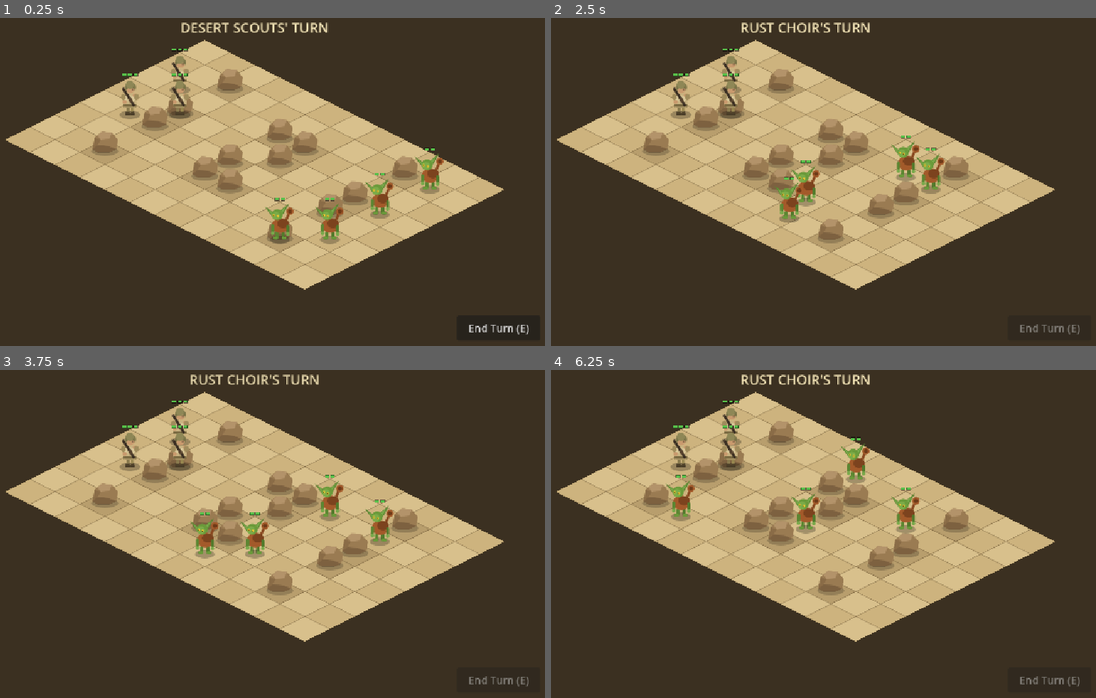
Above: before the commit, frames 1-4 (two rows, left to right).
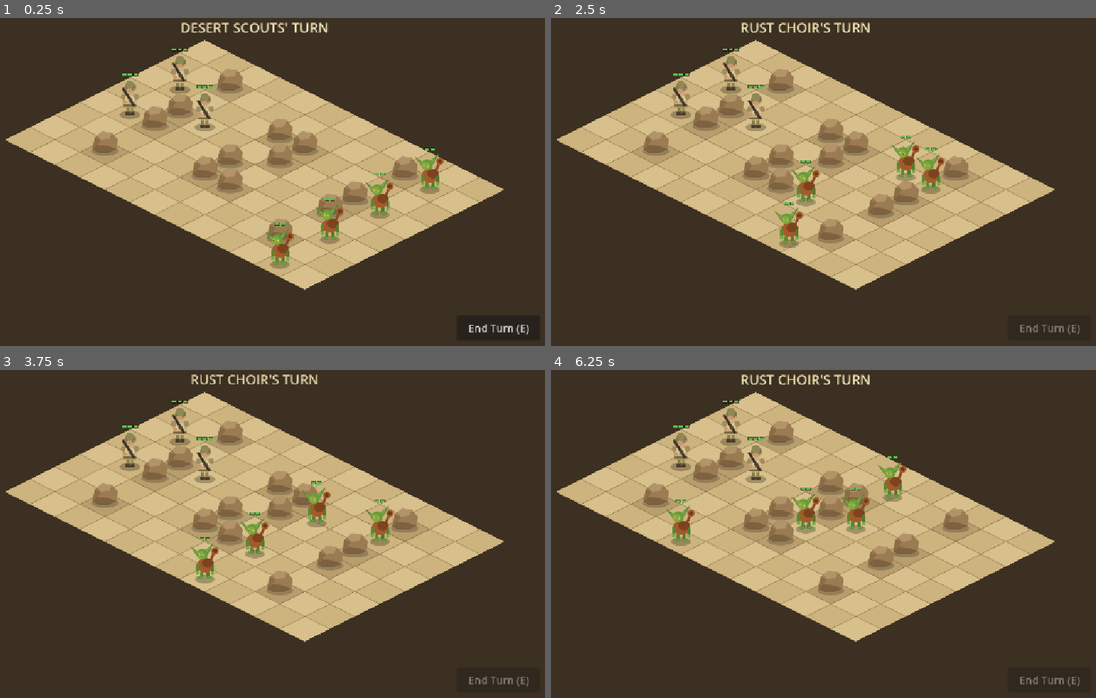
Above: after the commit, the same moments.

Repository: bfunkmcgee/ThinShot
Game: Godot game, scene res://scenes/Battle.tscn
Two runs of this game, one before a commit and one after it. Both use one fixed random seed, a clock stepped at 60 frames per second and the inputs below.
Inputs (mouse positions are in pixels of both pictures, inside the frame that each line leads up to):
- Up to frame 1 (0.25 s): no input
- Up to frame 2 (2.5 s): click "End Turn (E)" at 0.5 s; move the mouse to (937, 165) at 1.27 s; hold E (end_turn) 1.28-2.03 s; click (937, 165) at 1.42 s; move the mouse to (687, 201) at 2.02 s; tap E (end_turn) at 2.1 s; click (687, 201) at 2.17 s
- Up to frame 3 (3.75 s): move the mouse to (316, 461) at 2.77 s; hold E (end_turn) 2.78-3.5 s; click (316, 461) at 2.92 s; click "End Turn (E)" at 3.5 s
- Up to frame 4 (6.25 s): move the mouse to (774, 602) at 4.27 s; tap E (end_turn) at 4.35 s; click (774, 602) at 4.42 s; move the mouse to (987, 586) at 5.02 s; hold E (end_turn) 5.03-5.75 s; click (987, 586) at 5.17 s; click "End Turn (E)" at 5.75 s

The runs differ from the first frame. In frame 1, 1.1% of the frame differs, in the area x 31-54%, y 16-77%; in frame 2, 1.1%; in frame 3, 2.0%; in frame 4, 2.5%, in the area x 21-68%, y 16-54%.

Commit message:
Iteration 2: spawn fixes, hover feedback, hit effects, smarter goblins
Fixes: two units spawned inside rock tiles (scout (2,3) -> (3,3), goblin
(9,6) -> (10,7)) with a startup spawn validator to prevent regression;
damage stat now set explicitly; died signal drives game-over checks;
sprite foot offset has a single source of truth (Unit.FOOT_OFFSET).

Game feel: hover tile outline, BFS path preview with dots when hovering
reachable tiles, dashed aim line + brightened diamond on targets,
floating damage numbers that outlive dying units, code-drawn muzzle
flash and impact ring (new HitFx.gd), deterministic screen shake with
an enlarged backdrop, and a scale pop on the turn banner.

AI: goblin destination scoring now weighs exposure to scout fire -
lightly when healthy, heavily at 1 HP so wounded goblins without a shot
retreat to cover; goblins may also hold position when covered.

README rewritten to describe the actual game instead of the deleted
hello-world scaffold.

Co-Authored-By: Claude Fable 5 <noreply@anthropic.com>

Diff:
--- a/scenes/Battle.tscn
+++ b/scenes/Battle.tscn
@@ -7,8 +7,10 @@
 script = ExtResource("1_battle")
 
 [node name="Backdrop" type="ColorRect" parent="."]
-offset_right = 1152.0
-offset_bottom = 648.0
+offset_left = -32.0
+offset_top = -32.0
+offset_right = 1184.0
+offset_bottom = 680.0
 mouse_filter = 2
 color = Color(0.23, 0.19, 0.13, 1)
 
--- a/scenes/Unit.tscn
+++ b/scenes/Unit.tscn
@@ -6,4 +6,3 @@
 script = ExtResource("1_unit")
 
 [node name="Sprite" type="Sprite2D" parent="."]
-offset = Vector2(0, -32)
--- a/scripts/Battle.gd
+++ b/scripts/Battle.gd
@@ -9,15 +9,11 @@
 const GOBLIN_TEXTURE := preload("res://assets/sprites/goblin.svg")
 const ROCK_TEXTURE := preload("res://assets/sprites/rock.svg")
 
-# Sprites are 64x80 with the ground-contact line at texture y=72;
-# this offset puts their feet on the node position (the diamond center).
-const SPRITE_FOOT_OFFSET := Vector2(0, -32)
-
 const SCOUT_SPAWNS: Array[Vector2i] = [
-	Vector2i(1, 2), Vector2i(1, 4), Vector2i(2, 3),
+	Vector2i(1, 2), Vector2i(1, 4), Vector2i(3, 3),
 ]
 const GOBLIN_SPAWNS: Array[Vector2i] = [
-	Vector2i(10, 1), Vector2i(10, 3), Vector2i(10, 5), Vector2i(9, 6),
+	Vector2i(10, 1), Vector2i(10, 3), Vector2i(10, 5), Vector2i(10, 7),
 ]
 
 const MOVE_STEP_TIME := 0.12
@@ -26,6 +22,7 @@
 
 var state := State.PLAYER_TURN
 var selected: Unit = null
+var hover_cell := Board.NO_CELL
 
 @onready var board: Board = $Board
 @onready var entities_node: Node2D = $Entities
@@ -37,13 +34,14 @@
 
 
 func _ready() -> void:
+	_validate_spawns()
 	for y in Board.SIZE.y:
 		for x in Board.SIZE.x:
 			var cell := Vector2i(x, y)
 			if board.is_wall(cell):
 				var rock := Sprite2D.new()
 				rock.texture = ROCK_TEXTURE
-				rock.offset = SPRITE_FOOT_OFFSET
+				rock.offset = Unit.FOOT_OFFSET
 				rock.position = board.cell_to_global(cell)
 				entities_node.add_child(rock)
 	for spawn in SCOUT_SPAWNS:
@@ -55,11 +53,19 @@
 	show_banner("DESERT SCOUTS' TURN")
 
 
+func _validate_spawns() -> void:
+	for spawn: Vector2i in SCOUT_SPAWNS + GOBLIN_SPAWNS:
+		if not board.in_bounds(spawn) or board.is_wall(spawn):
+			push_error("Bad spawn cell (wall or out of bounds): %s" % spawn)
+			assert(false, "Bad spawn cell: %s" % spawn)
+
+
 func _spawn_unit(team: int, spawn_cell: Vector2i, texture: Texture2D) -> void:
 	var unit: Unit = UNIT_SCENE.instantiate()
 	entities_node.add_child(unit)
 	unit.setup(team, spawn_cell, texture)
 	unit.position = board.cell_to_global(spawn_cell)
+	unit.died.connect(_on_unit_died)
 
 
 func living_units(team: int) -> Array[Unit]:
@@ -88,6 +94,9 @@
 
 func _unhandled_input(event: InputEvent) -> void:
 	if state != State.PLAYER_TURN:
+		return
+	if event is InputEventMouseMotion:
+		_update_hover(board.global_to_cell(get_global_mouse_position()))
 		return
 	if event.is_action_pressed("end_turn"):
 		end_player_turn()
@@ -157,6 +166,24 @@
 	if moves.is_empty() and attacks.is_empty():
 		selected.set_done(true)
 		deselect()
+		return
+	_update_hover(board.global_to_cell(get_global_mouse_position()))
+
+
+## Derives hover feedback (tile outline, path preview, aim line) from the
+## current selection and pushes it to the Board for rendering.
+func _update_hover(cell: Vector2i) -> void:
+	if not board.in_bounds(cell):
+		cell = Board.NO_CELL
+	hover_cell = cell
+	var path: Array[Vector2i] = []
+	var aim_from := Board.NO_CELL
+	if selected != null and cell != Board.NO_CELL:
+		if board.move_cells.has(cell):
+			path = board.reconstruct_path(board.move_cells, cell)
+		elif board.attack_cells.has(cell):
+			aim_from = selected.cell
+	board.set_hover(cell, path, aim_from)
 
 
 # --- Actions (shared by player and AI) ---------------------------------------
@@ -185,6 +212,8 @@
 	var prev_state := state
 	state = State.ANIMATING
 	board.clear_highlights()
+	var aim := (target.position - attacker.position).normalized()
+	HitFx.spawn(self, attacker.position + Vector2(0, -36) + aim * 16.0, HitFx.Kind.MUZZLE)
 	var tracer := Line2D.new()
 	tracer.width = 3.0
 	tracer.default_color = Color(1.0, 0.95, 0.6)
@@ -193,11 +222,14 @@
 	add_child(tracer)
 	await get_tree().create_timer(TRACER_TIME).timeout
 	tracer.queue_free()
+	HitFx.spawn(self, target.position + Vector2(0, -36), HitFx.Kind.IMPACT)
+	_screen_shake()
 	target.take_damage(attacker.damage)
 	attacker.set_done(true)
 	if attacker == selected:
 		deselect()
-	if check_game_over():
+	# A death inside take_damage triggers _on_unit_died -> check_game_over.
+	if state == State.GAME_OVER:
 		return
 	state = prev_state
 
@@ -234,8 +266,10 @@
 		else:
 			var target := _nearest(goblin.cell, scouts)
 			var reach := board.flood_fill(goblin.cell, goblin.move_range, _cell_blocked)
-			var dest := _best_ai_dest(reach.keys(), goblin.attack_range, scouts, target.cell)
-			if board.in_bounds(dest):
+			var candidates: Array = reach.keys()
+			candidates.append(goblin.cell)  # staying put is a valid choice
+			var dest := _best_ai_dest(goblin, candidates, scouts, target.cell)
+			if board.in_bounds(dest) and dest != goblin.cell:
 				await do_move(goblin, dest)
 			shootable = _shootable_from(goblin.cell, goblin.attack_range, living_units(Unit.TEAM_SCOUT))
 			if goblin.is_alive() and not shootable.is_empty():
@@ -262,14 +296,28 @@
 	return best
 
 
-## Best move destination for an AI unit: any cell it could shoot a scout from
-## beats every cell it couldn't, then nearer the chase target breaks ties.
-func _best_ai_dest(cells: Array, attack_range: int, scouts: Array[Unit], chase_cell: Vector2i) -> Vector2i:
+## Number of living scouts with range and line of sight on this cell.
+func _threat_at(cell: Vector2i, scouts: Array[Unit]) -> int:
+	var count := 0
+	for scout in scouts:
+		if Board.manhattan(cell, scout.cell) <= scout.attack_range \
+				and board.has_line_of_sight(scout.cell, cell):
+			count += 1
+	return count
+
+
+## Best move destination for an AI unit. A cell it can shoot a scout from
+## beats every cell it can't; exposure to scout fire costs a little when
+## healthy and a lot when wounded (so 1 HP goblins with no shot retreat to
+## cover); nearer the chase target breaks remaining ties.
+func _best_ai_dest(goblin: Unit, cells: Array, scouts: Array[Unit], chase_cell: Vector2i) -> Vector2i:
+	var threat_weight := 50 if goblin.hp <= 1 else 3
 	var best := Vector2i(-1, -1)
 	var best_score := 999999
 	for cell: Vector2i in cells:
 		var score := Board.manhattan(cell, chase_cell)
-		if not _shootable_from(cell, attack_range, scouts).is_empty():
+		score += threat_weight * _threat_at(cell, scouts)
+		if not _shootable_from(cell, goblin.attack_range, scouts).is_empty():
 			score -= 1000
 		if score < best_score:
 			best_score = score
@@ -279,7 +327,13 @@
 
 # --- Win / lose --------------------------------------------------------------
 
+func _on_unit_died(_unit: Unit) -> void:
+	check_game_over()
+
+
 func check_game_over() -> bool:
+	if state == State.GAME_OVER:
+		return true
 	if living_units(Unit.TEAM_GOBLIN).is_empty():
 		_show_game_over("DESERT SCOUTS WIN")
 		return true
@@ -299,8 +353,24 @@
 	get_tree().reload_current_scene()
 
 
+# Fixed offsets keep the shake deterministic and always settle back to zero.
+const SHAKE_OFFSETS: Array[Vector2] = [
+	Vector2(4, -2), Vector2(-4, 2), Vector2(3, 1), Vector2(-2, -1), Vector2.ZERO,
+]
+
+
+func _screen_shake() -> void:
+	var tween := create_tween()
+	for off in SHAKE_OFFSETS:
+		tween.tween_property(self, "position", off, 0.03)
+
+
 func show_banner(text: String) -> void:
 	turn_banner.text = text
 	turn_banner.modulate.a = 0.0
+	turn_banner.pivot_offset = turn_banner.size / 2.0
+	turn_banner.scale = Vector2(1.25, 1.25)
 	var tween := create_tween()
 	tween.tween_property(turn_banner, "modulate:a", 1.0, 0.2)
+	tween.parallel().tween_property(turn_banner, "scale", Vector2.ONE, 0.25) \
+			.set_trans(Tween.TRANS_BACK).set_ease(Tween.EASE_OUT)
--- a/scripts/Board.gd
+++ b/scripts/Board.gd
@@ -27,6 +27,12 @@
 const GRID_LINE := Color(0.35, 0.27, 0.15, 0.25)
 const MOVE_HL := Color(0.95, 0.85, 0.3, 0.35)
 const ATTACK_HL := Color(0.9, 0.2, 0.15, 0.4)
+const HOVER_OUTLINE := Color(1.0, 0.97, 0.85, 0.9)
+const PATH_DOT := Color(1.0, 0.95, 0.7, 0.9)
+const AIM_LINE := Color(1.0, 0.45, 0.3, 0.85)
+const ATTACK_HOVER_HL := Color(1.0, 0.35, 0.25, 0.55)
+
+const NO_CELL := Vector2i(-1, -1)
 
 const DIRS: Array[Vector2i] = [
 	Vector2i(1, 0), Vector2i(-1, 0), Vector2i(0, 1), Vector2i(0, -1),
@@ -36,6 +42,10 @@
 var move_cells: Dictionary = {}
 # Cells containing enemies the selected unit can shoot.
 var attack_cells: Array[Vector2i] = []
+# Hover feedback state, pushed in by Battle.
+var hover_cell := NO_CELL
+var path_preview: Array[Vector2i] = []
+var aim_from := NO_CELL
 
 
 func set_highlights(moves: Dictionary, attacks: Array[Vector2i]) -> void:
@@ -44,7 +54,19 @@
 	queue_redraw()
 
 
+func set_hover(cell: Vector2i, path: Array[Vector2i], p_aim_from: Vector2i) -> void:
+	if cell == hover_cell and path == path_preview and p_aim_from == aim_from:
+		return
+	hover_cell = cell
+	path_preview = path
+	aim_from = p_aim_from
+	queue_redraw()
+
+
 func clear_highlights() -> void:
+	hover_cell = NO_CELL
+	path_preview = []
+	aim_from = NO_CELL
 	set_highlights({}, [])
 
 
@@ -151,3 +173,20 @@
 		draw_colored_polygon(_diamond(cell), MOVE_HL)
 	for cell in attack_cells:
 		draw_colored_polygon(_diamond(cell), ATTACK_HL)
+	if hover_cell != NO_CELL:
+		if attack_cells.has(hover_cell):
+			draw_colored_polygon(_diamond(hover_cell), ATTACK_HOVER_HL)
+		var outline := _diamond(hover_cell)
+		outline.append(outline[0])
+		draw_polyline(outline, HOVER_OUTLINE, 2.5, true)
+	if not path_preview.is_empty():
+		var centers := PackedVector2Array()
+		for cell in path_preview:
+			centers.append(cell_to_local(cell))
+		if centers.size() >= 2:
+			draw_polyline(centers, PATH_DOT, 2.0, true)
+		for i in centers.size():
+			draw_circle(centers[i], 8.0 if i == centers.size() - 1 else 5.0, PATH_DOT)
+	if aim_from != NO_CELL and hover_cell != NO_CELL:
+		draw_dashed_line(cell_to_local(aim_from), cell_to_local(hover_cell),
+				AIM_LINE, 2.0, 10.0)
--- /dev/null
+++ b/scripts/HitFx.gd
@@ -0,0 +1,40 @@
+class_name HitFx
+extends Node2D
+
+## One-shot code-drawn combat effect: muzzle flash or impact ring.
+## Animates a normalized t via tween, redraws each step, then frees itself.
+
+enum Kind { MUZZLE, IMPACT }
+
+var kind := Kind.IMPACT
+var t := 0.0:
+	set(value):
+		t = value
+		queue_redraw()
+
+
+static func spawn(parent: Node, pos: Vector2, p_kind: Kind) -> void:
+	var fx := HitFx.new()
+	fx.kind = p_kind
+	fx.position = pos
+	fx.z_index = 15
+	parent.add_child(fx)
+
+
+func _ready() -> void:
+	var tween := create_tween()
+	tween.tween_property(self, "t", 1.0, 0.22 if kind == Kind.IMPACT else 0.15)
+	tween.tween_callback(queue_free)
+
+
+func _draw() -> void:
+	var fade := 1.0 - t
+	if kind == Kind.MUZZLE:
+		draw_circle(Vector2.ZERO, lerpf(9.0, 2.0, t), Color(1.0, 0.9, 0.4, fade))
+		for i in 4:
+			var dir := Vector2.RIGHT.rotated(TAU * i / 4.0 + 0.4)
+			draw_line(dir * 4.0, dir * lerpf(14.0, 6.0, t),
+					Color(1.0, 0.95, 0.6, fade), 2.0)
+	else:
+		draw_arc(Vector2.ZERO, lerpf(4.0, 20.0, t), 0.0, TAU, 24,
+				Color(1.0, 0.5, 0.25, fade), lerpf(4.0, 1.5, t), true)
--- a/scripts/Unit.gd
+++ b/scripts/Unit.gd
@@ -8,6 +8,10 @@
 
 const TEAM_SCOUT := 0
 const TEAM_GOBLIN := 1
+
+# Sprites are 64x80 with the ground-contact line at texture y=72; centering
+# means offsetting up 32 px puts the feet exactly on the node position.
+const FOOT_OFFSET := Vector2(0, -32)
 
 const PIP_SIZE := Vector2(8, 5)
 const PIP_GAP := 3.0
@@ -32,6 +36,10 @@
 @onready var sprite: Sprite2D = $Sprite
 
 
+func _ready() -> void:
+	sprite.offset = FOOT_OFFSET
+
+
 func setup(p_team: int, p_cell: Vector2i, texture: Texture2D) -> void:
 	team = p_team
 	cell = p_cell
@@ -39,10 +47,12 @@
 		max_hp = 3
 		move_range = 4
 		attack_range = 4
+		damage = 1
 	else:
 		max_hp = 2
 		move_range = 3
 		attack_range = 3
+		damage = 1
 	hp = max_hp
 	sprite.texture = texture
 
@@ -52,6 +62,7 @@
 
 
 func take_damage(amount: int) -> void:
+	_spawn_damage_number(amount)
 	hp = maxi(hp - amount, 0)
 	queue_redraw()
 	var tween := create_tween()
@@ -61,6 +72,26 @@
 		died.emit(self)
 		tween.tween_property(self, "modulate:a", 0.0, 0.3)
 		tween.tween_callback(queue_free)
+
+
+## Floating "-N" label. Parented to this unit's parent (not the unit itself)
+## so it outlives a killed unit; its tween is owned by the label for the same
+## reason. z_index lifts it clear of the y-sorted entities.
+func _spawn_damage_number(amount: int) -> void:
+	var label := Label.new()
+	label.text = "-%d" % amount
+	label.add_theme_font_size_override("font_size", 24)
+	label.add_theme_color_override("font_color", Color(1.0, 0.35, 0.3))
+	label.add_theme_color_override("font_outline_color", Color(0, 0, 0, 0.8))
+	label.add_theme_constant_override("outline_size", 6)
+	label.z_index = 20
+	get_parent().add_child(label)
+	label.global_position = global_position + Vector2(-12.0, -104.0)
+	var tween := label.create_tween()
+	tween.set_parallel(true)
+	tween.tween_property(label, "position:y", label.position.y - 40.0, 0.6)
+	tween.tween_property(label, "modulate:a", 0.0, 0.6).set_ease(Tween.EASE_IN)
+	tween.chain().tween_callback(label.queue_free)
 
 
 func set_selected(value: bool) -> void:
Not shown, added: scripts/HitFx.gd.uid
Not shown, changed: README.md
